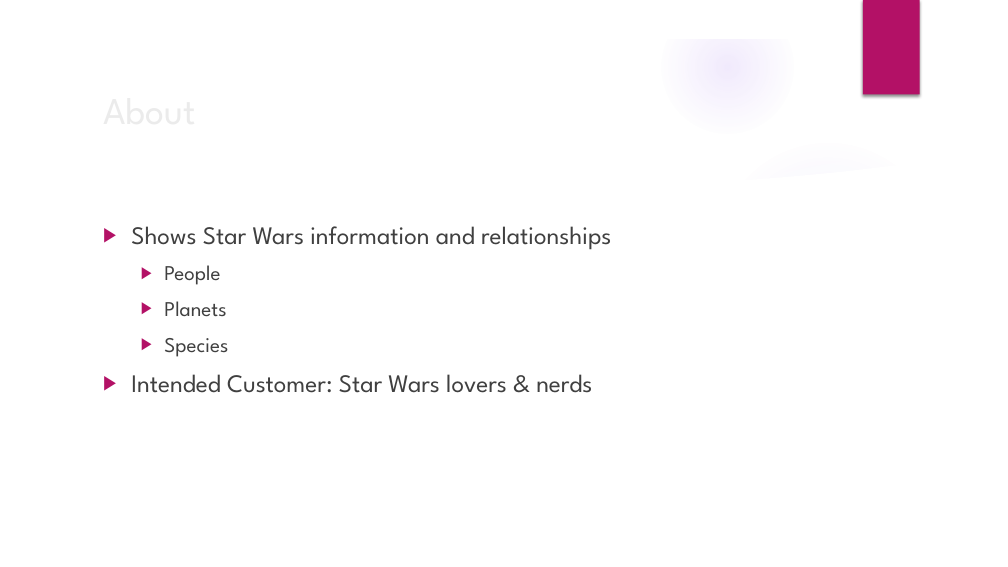
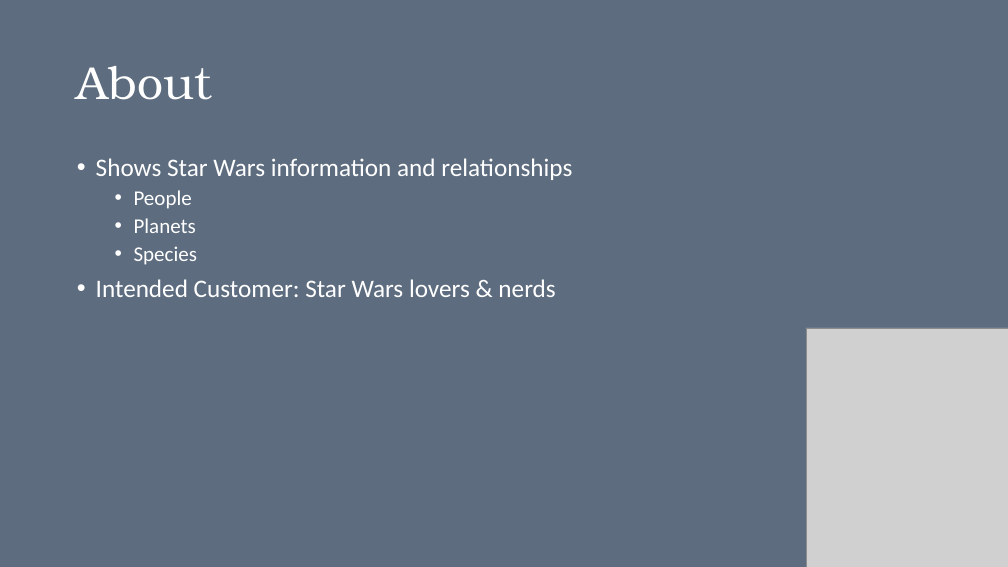
Before and after one commit to dianaruth/cs373-idb, a slide deck: slide 3 of swewars.pptx. Drawn at 1008x567 pixels with LibreOffice and Linux fonts; fonts in the diff are those of the drawing; grey boxes stand for pictures; background and template pictures are left out. Boxes give left, top, right and bottom in pixels: in the first picture for what was removed or moved away, otherwise in the second. Text is boxed around its words. In the diff, an @@ line names an element or a change of style, - is before the commit and + after.

```diff
--- a/swewars.pptx
+++ b/swewars.pptx
@@ background picture (left out) to #5D6C7F @@
@@ group removed at (x1=0, y1=0, x2=1008, y2=567): 5 ellipses, 3 freeform shapes @@
@@ rectangle removed at (x1=863, y1=0, x2=920, y2=95) @@
@@ title "About" moved from (x1=95, y1=80, x2=820, y2=138) to (x1=77, y1=66, x2=213, y2=100) @@
@@ title "About" at (x1=77, y1=66, x2=213, y2=100): size 36 to 44 pt, font League Spartan to TeX Gyre Bonum, text colour #EBEBEB to #FFFFFF; line spacing 1 to 0.9 @@
@@ text "Shows Star Wars information and ..." moved from (x1=131, y1=226, x2=611, y2=393) to (x1=96, y1=158, x2=572, y2=297) @@
@@ text "Shows Star Wars information and ..." at (x1=96, y1=158, x2=572, y2=297): font League Spartan to Calibri, text colour #404040 to #FFFFFF; bullet ▶ to •; line spacing 1 to 0.9; less space between paragraphs @@
@@ picture added at (x1=806, y1=328, x2=1008, y2=567) @@
```
Also in this commit, not shown: 11 other slides changed, 1 slide added, 1 slide removed.
